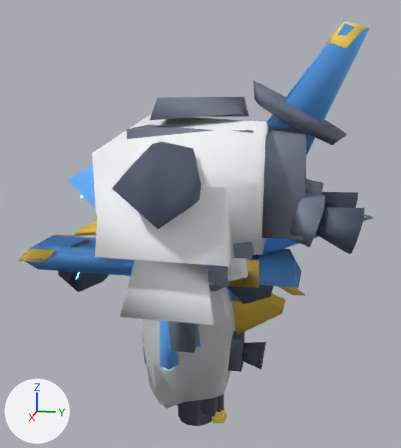
Before and after pictures for a commit that changed the glTF model src/client/render/mech/assets/roster/daystar-lod2.glb.
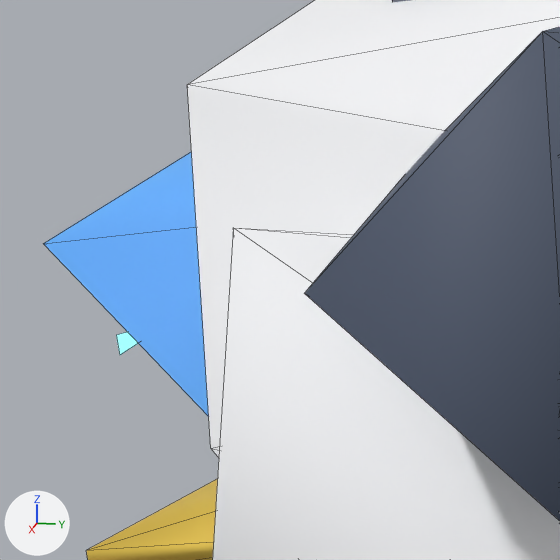
The first picture shows the older version from a camera (50 mm lens) standing at (6.21, 1.3, 1.83) and looking at (-0.06, 0.04, 0.26). The close-ups show the older and then the newer version on the part from 15% to 39% of the width and 31% to 52% of the height of that picture. Only the edits that show in the close-ups are written down. The lights are fixed; the arrows at lower left show +X, +Y and +Z. The close-ups show mesh edges as thin lines. Where no turn or scale is listed for an object, it has been applied to the vertices.

The older version as bpy lines, for what is in view:
```python
me_chest_d = bpy.data.meshes.new('chest/D')
me_chest_d.from_pydata(...)  # 118 vertices, 220 faces; spans x -1.7..1.71, y -0.72..1.85, z 0.14..1.37
me_chest_d.materials.append(mat_daystar___d_011)  # dark blue #515c70
me_chest_g = bpy.data.meshes.new('chest/G')
me_chest_g.from_pydata(...)  # 20 vertices, 23 faces; spans x -0.54..0.54, y -1.36..1.5, z 0.37..1.59
me_chest_g.materials.append(mat_daystar___g_011)  # cyan #8ef5ff, glowing cyan #8ef5ff
me_chest_k = bpy.data.meshes.new('chest/K')
me_chest_k.from_pydata(...)  # 183 vertices, 318 faces; spans x -1.23..1.21, y -0.74..1.45, z 0.03..1.43
me_chest_k.materials.append(mat_daystar___k_011)  # greyish blue #788395
me_chest_p = bpy.data.meshes.new('chest/P')
me_chest_p.from_pydata(...)  # 26 vertices, 40 faces; spans x -1.5..1.5, y -0.72..0.84, z 0.12..1.5
me_chest_p.materials.append(mat_daystar___p_011)  # white #fafbfd
ob_chest_d = bpy.data.objects.new('chest/D', me_chest_d)
ob_chest_d.location = (0.0, 0.0, 0.0)
ob_chest_g = bpy.data.objects.new('chest/G', me_chest_g)
ob_chest_g.location = (0.0, 0.0, 0.0)
ob_chest_k = bpy.data.objects.new('chest/K', me_chest_k)
ob_chest_k.location = (0.0, 0.0, 0.0)
ob_chest_p = bpy.data.objects.new('chest/P', me_chest_p)
ob_chest_p.location = (0.0, 0.0, 0.0)
# also in view: 'chest/S' at (0.0, 0.19, 1.34); 'chest/T' at (0.0, 0.27, 1.35)
```
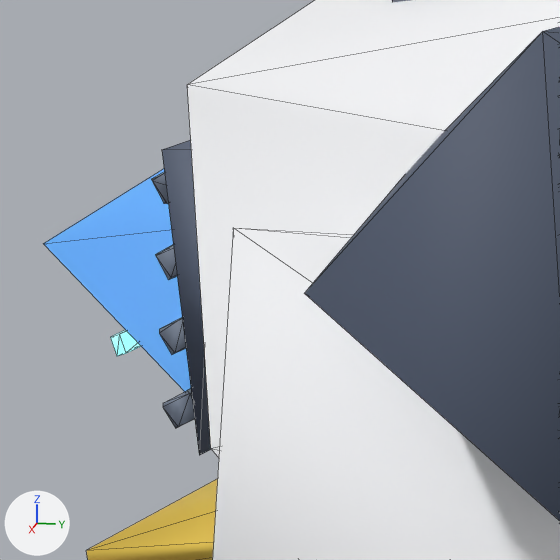
Location of each change, (x1, y1, x2, y2) in pixels of the close-ups (560 x 560 px; the box of a moved part takes in the faces that stretch with it):
'chest/D', reshaped
    before: (304, 27, 560, 521)
    after: (162, 27, 560, 521)
'chest/K', reshaped (mostly hidden)
    before: (392, 0, 410, 2)
    after: (151, 0, 410, 428)
'chest/G', reshaped
    before: (116, 332, 138, 355)
    after: (111, 330, 140, 356)
part 1 of me_chest_d, moved or reshaped (not visible before)
    after: (162, 140, 211, 455)
part 3 of me_chest_k, moved or reshaped (not visible before)
    after: (151, 172, 195, 428)

The change, as a diff of the scene's bpy script:
```diff
--- a/src/client/render/mech/assets/roster/daystar-lod2.glb.py
+++ b/src/client/render/mech/assets/roster/daystar-lod2.glb.py
@@ me_chest_d @@
 # used by ob_chest_d; location = (0.0, 0.0, 0.0)
-me_chest_d.from_pydata(...)  # 118 vertices, 220 faces; spans x -1.7..1.71, y -0.72..1.85, z 0.14..1.37
+me_chest_d.from_pydata(...)  # 118 vertices, 220 faces; spans x -1.7..1.71, y -0.81..1.85, z 0.14..1.37
+# me_chest_d part 1: the loose piece of 7 vertices spanning x 0.9..1.22, y -0.72..-0.62, z 0.61..1.12 is moved by (0.0, -0.09, 0.0)
+# other edits to the shape of me_chest_d do not show in these pictures
 me_chest_d.materials.append(mat_daystar___d_011)
@@ me_chest_g @@
 # used by ob_chest_g; location = (0.0, 0.0, 0.0)
-me_chest_g.from_pydata(...)  # 20 vertices, 23 faces; spans x -0.54..0.54, y -1.36..1.5, z 0.37..1.59
+me_chest_g.from_pydata(...)  # 64 vertices, 112 faces; spans x -0.53..0.53, y -1.38..1.51, z 0.37..1.59
+# me_chest_g part 2: 2 vertices moved within x 0.16, y -1.36, z 0.55..0.59; 1 vertex removed from x -0.16, y -1.36, z 0.57; 6 vertices added at x -0.16..0.16, y -1.38..-1.34, z 0.55..0.59
+# other edits to the shape of me_chest_g do not show in these pictures
 me_chest_g.materials.append(mat_daystar___g_011)
@@ me_chest_k @@
 # used by ob_chest_k; location = (0.0, 0.0, 0.0)
-me_chest_k.from_pydata(...)  # 183 vertices, 318 faces; spans x -1.23..1.21, y -0.74..1.45, z 0.03..1.43
+me_chest_k.from_pydata(...)  # 183 vertices, 318 faces; spans x -1.23..1.21, y -0.83..1.45, z 0.03..1.43
+# me_chest_k part 3: 30 vertices moved from x 0.9..1.21, y -0.74..-0.67, z 0.65..1.06 to x 0.9..1.21, y -0.83..-0.76, z 0.65..1.09; 34 vertices removed from x 0.9..1.21, y -0.74..-0.67, z 0.65..1.09; 34 vertices added at x 0.9..1.21, y -0.83..-0.76, z 0.65..1.09
+# other edits to the shape of me_chest_k do not show in these pictures
 me_chest_k.materials.append(mat_daystar___k_011)
```
